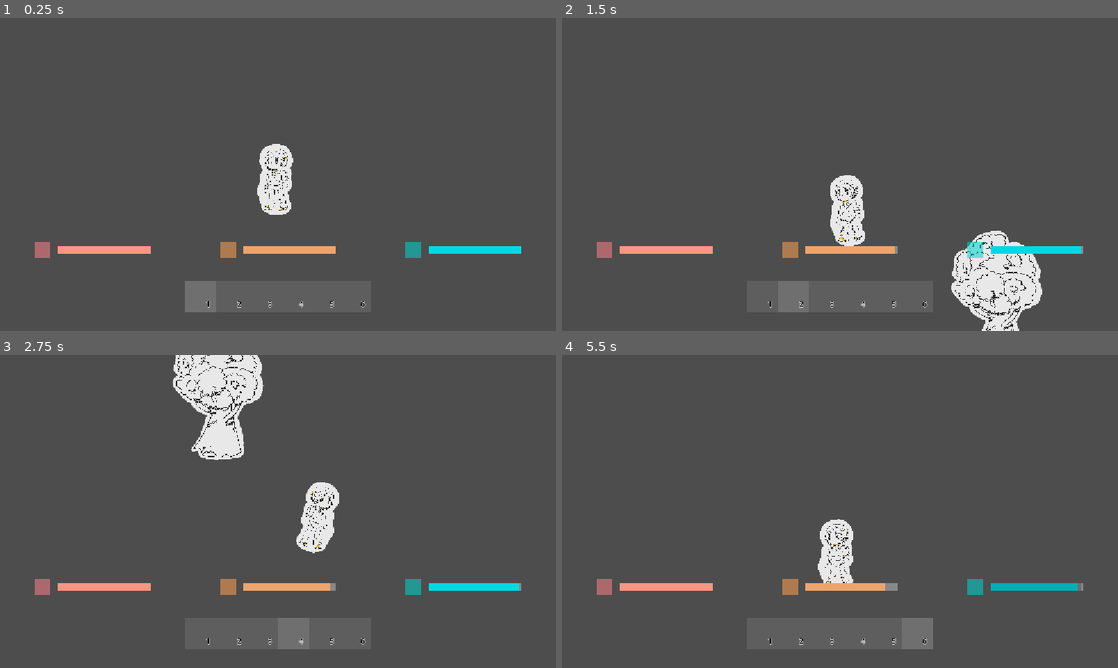
Above: before the commit, frames 1-4 (two rows, left to right).
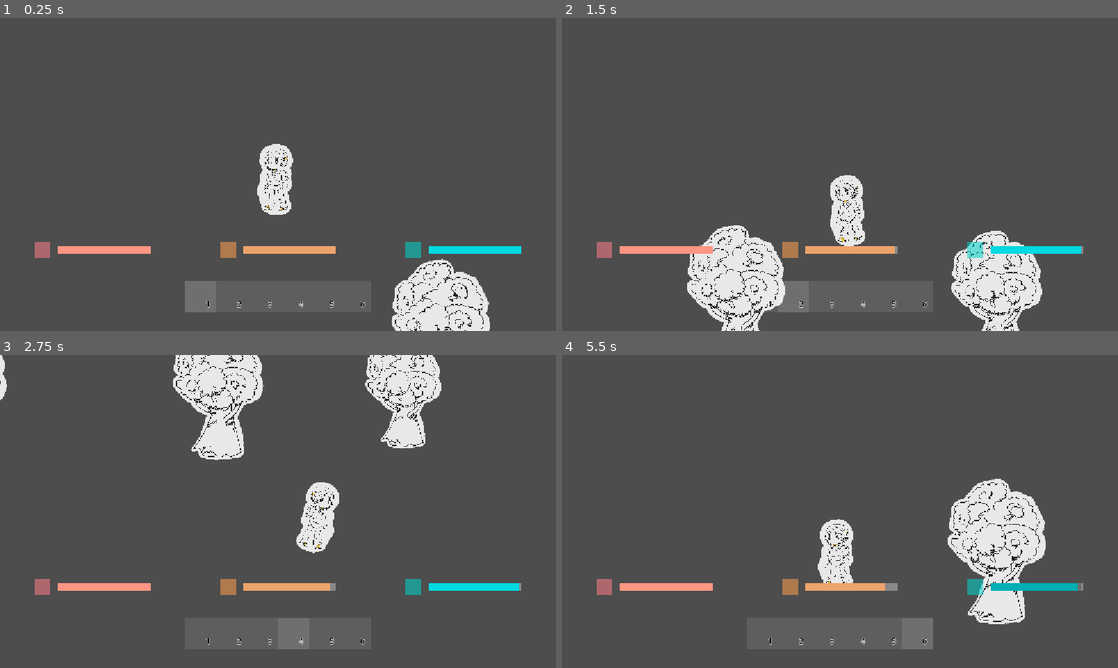
Above: after the commit, the same moments.

Repository: Duckwastakon/brackeysJam
Game: Godot game, scene res://test_place.tscn
Same seed, same stepped clock (60 frames per second), same inputs: the game is played once before the commit and once after it. The project has no main scene, so this scene is started directly.
Inputs (mouse positions are in pixels of both pictures, inside the frame that each line leads up to):
- Up to frame 1 (0.25 s): no input
- Up to frame 2 (1.5 s): tap Enter at 0.5 s; move the mouse to (962, 158) at 0.52 s; hold D (right) 0.53-1.28 s; tap 1 (1) at 0.6 s; tap 2 (2) at 0.8, 1.35 s; move the mouse to (728, 190) at 1.27 s; hold S (down) from 1.28 s (still down)
- Up to frame 3 (2.75 s): tap 3 (3) at 1.55, 2.1 s; move the mouse to (333, 442) at 2.02 s; release S (down) at 2.03 s; hold D (right) from 2.03 s (still down); tap 4 (4) at 2.3 s
- Up to frame 4 (5.5 s): move the mouse to (812, 574) at 2.77 s; release D (right) at 2.78 s; hold W (up) 2.78-3.53 s; tap 4 (4) at 2.85 s; tap 5 (5) at 3.05, 3.6 s; move the mouse to (1006, 558) at 3.52 s; hold A (left) 3.53-5.03 s; tap 6 (6) at 3.8, 4.35 s; move the mouse to (673, 464) at 4.27 s; click (673, 464) at 4.55 s; move the mouse to (867, 511) at 5.02 s; hold S (down) from 5.03 s (still down); click (867, 511) at 5.1 s; tap E (e) at 5.3 s

The runs differ from the first frame. In frame 1, 3.2% of the frame differs, in the area x 70-89%, y 76-100%; in frame 2, 4.2%; in frame 3, 2.9%; in frame 4, 5.2%, in the area x 69-87%, y 39-86%.

Commit message:
bug fixes + placeable placing and entering

Diff:
--- a/craftableItems.gd
+++ b/craftableItems.gd
@@ -2,8 +2,10 @@
 
 var items = {
 	"fists": {
+		"png": "",
 		"type": "tool",
 		"toolType": "",
+		"tier": 0,
 		"dmg": 1,
 		"dmgMultiplier": 1
 	},
@@ -11,59 +13,80 @@
 		"points" : 3,
 		"type": "item",
 		"stackable": true,
-		"png": "res://drawn assets/log.PNG"
+		"png": "res://drawn assets/log.PNG",
+		"scale": 0.08,
 	},
 	"sticks": {
 		"points" : 2,
 		"type": "item",
 		"stackable": true,
 		"png": "res://drawn assets/stick.PNG",
+		"scale": 0.08,
 	},
 	"rocks": {
 		"points" : 2,
 		"type": "item",
 		"stackable": true,
 		"png": "res://drawn assets/rockOre.PNG",
+		"scale": 0.08,
 	},
 	"leafs": {
 		"points" : 1,
 		"type": "item",
 		"stackable": true,
 		"png": "res://drawn assets/leaf.PNG",
+		"scale": 0.08,
 	},
 	"pickaxe": {
 		"points" : 26,
 		"type": "tool",
 		"stackable": false,
 		"png": "res://drawn assets/Iron_Picaxe.PNG",
+		"scale": 0.05,
+		"toolType": "pickaxe",
+		"tier": 1,
+		"dmg": 2,
+		"dmgMultiplier": 3
 	},
 	"sword": {
 		"points" : 26,
 		"type": "tool",
 		"stackable": false,
 		"png": "res://drawn assets/Iron_sword.PNG",
+		"scale": 0.05,
+		"toolType": "sword",
+		"tier": 0,
+		"dmg": 1,
+		"dmgMultiplier": 5
 	},
 	"axe": {
 		"points" : 26,
 		"type": "tool",
 		"stackable": false,
 		"png": "res://drawn assets/Iron_axe.PNG",
+		"scale": 0.05,
+		"toolType": "axe",
+		"tier": 1,
+		"dmg": 1,
+		"dmgMultiplier": 4
 	},
-	"campfire":{
+	"campfire": {
 		"points" : 15,
 		"type": "placeable",
 		"stackable": false,
 		"png": "res://drawn assets/log.PNG",
+		"scale": 0.08,
 	}
 }
 
 var cratables = {
 	"sword": {
 		"items": {
-			"sticks": 3
+			"sticks": 4,
+			"rocks": 5
 		},
 		"amount": 1,
-		"time": 3,
+		"time": 8,
 	},
 	"axe": {
 		"items": {
@@ -74,17 +97,30 @@
 	},
 	"pickaxe": {
 		"items": {
-			"sticks": 8
+			"sticks": 10,
+			"logs": 3,
 		},
+		"builds": ["workbench"],
 		"amount": 1,
 		"time": 3,
 	},
 	"campfire": {
 		"items": {
-			"sticks": 5
+			"logs": 3,
+			"sticks": 3,
+			"leafs": 5,
 		},
 		"amount": 1,
 		"time": 5,
+	}
+}
+
+var placeables = {
+	"campfire": {
+		"scale": 0.15,
+		"lifetime": 60,
+		"warmth": 10,
+		"range": 100,
 	}
 }
 
--- a/inventory.gd
+++ b/inventory.gd
@@ -2,6 +2,8 @@
 
 var inventory = []
 var invAmounts = []
+
+var surroundingPlaceables = []
 
 @export var inventorySize = 6
 @onready var invSlot = $invSlot
@@ -47,8 +49,7 @@
 
 		slotContainer.add_child(newInvSlot)
 		newInvSlot.visible = true
-		newInvSlot.position = Vector2(slotContainer.size.x/2 - allSlotSize/2 + 64*i,
-		slotContainer.size.y/2)
+		newInvSlot.position = Vector2(slotContainer.size.x/2 - allSlotSize/2 + 64*i,0)
 		newInvSlot.get_child(0).text = str(i+1)
 
 	equipItem(0)
@@ -57,7 +58,7 @@
 	var slot = slotContainer.get_child(index)
 	var slotItem
 	if (inventory[index] == ""):
-		slotItem = {"stackable": false, "png": ""}
+		slotItem = {"stackable": false, "png": "", "scale": 0}
 	else:
 		slotItem = CraftableItems.items[inventory[index]]
 
@@ -67,6 +68,8 @@
 		slot.get_child(0).text = ""
 
 	slot.get_child(1).texture = load(slotItem["png"])
+	print(slotItem)
+	slot.get_child(1).scale = Vector2(slotItem["scale"], slotItem["scale"])
 	updatedSlot.emit(index)
 
 func equipItem(ind):
@@ -76,6 +79,7 @@
 			slotContainer.get_child(i).color = Color.from_rgba8(255, 255, 255, 50)
 		else:
 			slotContainer.get_child(i).color = Color.from_rgba8(255, 255, 255, 25)
+	$equipedItemName.text = inventory[ind]
 	return([inventory[ind], invAmounts[ind]])
 
 func getItem(ind):
@@ -108,10 +112,12 @@
 	inventory[index] = ""
 	invAmounts[index] = 0
 	updateSlot(index)
+	setCrafting()
+	$equipedItemName.text = ""
 	return item
 
-func setCrafting():
-	if crafting: return
+func setCrafting(override = false):
+	if crafting and !override: return
 
 	for c in craftableContainer.get_children():
 		#if c is Button:
@@ -133,6 +139,11 @@
 			else:
 				possible = false
 				break
+		if(CraftableItems.cratables[craftable].has("builds")):
+			for build in CraftableItems.cratables[craftable]["builds"]:
+				if(!surroundingPlaceables.has(build)):
+					possible = false
+					break
 
 		if(possible):
 			var newButton: Button = craftableButton.duplicate()
@@ -144,6 +155,7 @@
 			craftableContainer.add_child(newButton)
 			newButton.position = Vector2(8+64*x, 8+64*y)
 			newButton.get_child(0).texture = load(CraftableItems.items[craftable]["png"])
+			newButton.get_child(0).scale = Vector2(CraftableItems.items[craftable]["scale"], CraftableItems.items[craftable]["scale"])
 			newButton.visible = true
 
 			newButton.connect("mouse_entered", showData.bind(craftable, newButton))
@@ -165,8 +177,8 @@
 	if(crafting): return
 	if(!checkHasSpace(itemName, costs)): return
 
+	crafting = true
 	startCrafting.emit()
-	crafting = true
 	var craftingTime = 3
 
 	var colorRectInd = ColorRect.new()
@@ -184,6 +196,7 @@
 	for item in costs:
 		removeItem(item, costs[item])
 	addItem(itemName, 1)
+	await setCrafting(true)
 
 	crafting = false
 	timerTween.kill()
@@ -265,3 +278,9 @@
 	await newTween.finished
 	newTween.kill()
 	blinkingIndicator.queue_free()
+
+func addPlaceable(placeableName):
+	surroundingPlaceables.append(placeableName)
+
+func removePlaceable(placeableName):
+	surroundingPlaceables.erase(placeableName)
--- a/player/attacking_controller.gd
+++ b/player/attacking_controller.gd
@@ -12,6 +12,9 @@
 func _ready() -> void:
 	connect("swingSignal", swing)
 
+func _process(delta: float) -> void:
+	$rotator2.look_at(get_global_mouse_position())
+
 func swing(equipedItem):
 	if(!canAttack): return
 	tool = equipedItem
@@ -23,7 +26,10 @@
 		$hitBoxRotating/toolImage.flip_h = false
 		$hitBoxRotating/toolImage.rotation_degrees = 135
 
-	$Area/CollisionShape2D.disabled = false
+	$rotator2/Area/CollisionShape2D.disabled = false
+
+	print(equipedItem)
+	$hitBoxRotating/toolImage.texture = load(CraftableItems.items[equipedItem]["png"])
 	$hitBoxRotating/toolImage.visible = true
 
 	var mousePos = get_global_mouse_position()
@@ -37,7 +43,7 @@
 	rotationTween.play()
 
 	await rotationTween.finished
-	$Area/CollisionShape2D.disabled = true
+	$rotator2/Area/CollisionShape2D.disabled = true
 	$hitBoxRotating/toolImage.visible = false
 	rotationTween.kill()
 	dir *= -1
--- a/player/attacking_controller.tscn
+++ b/player/attacking_controller.tscn
@@ -18,12 +18,14 @@
 scale = Vector2(0.08, 0.08)
 texture = ExtResource("2_jyfqc")
 
-[node name="Area" type="Area2D" parent="." unique_id=201793710]
+[node name="rotator2" type="Node2D" parent="." unique_id=1365170439]
+
+[node name="Area" type="Area2D" parent="rotator2" unique_id=201793710]
 position = Vector2(64, 0)
 
-[node name="CollisionShape2D" type="CollisionShape2D" parent="Area" unique_id=1982070730]
+[node name="CollisionShape2D" type="CollisionShape2D" parent="rotator2/Area" unique_id=1982070730]
 position = Vector2(-8, 0)
 shape = SubResource("RectangleShape2D_jyfqc")
 disabled = true
 
-[connection signal="area_entered" from="Area" to="." method="_on_area_area_entered"]
+[connection signal="area_entered" from="rotator2/Area" to="." method="_on_area_area_entered"]
--- a/player/inventory.tscn
+++ b/player/inventory.tscn
@@ -1,7 +1,12 @@
 [gd_scene format=3 uid="uid://cjf0m67tueaka"]
 
 [ext_resource type="Script" uid="uid://cco3ewf4jjf1" path="res://inventory.gd" id="1_sqil7"]
+[ext_resource type="Texture2D" uid="uid://doi4mdb5efp85" path="res://drawn assets/Iron_axe.PNG" id="2_4rms4"]
 [ext_resource type="Script" uid="uid://wcvuv5qiwxlo" path="res://player/crafting_info.gd" id="2_dpmf6"]
+
+[sub_resource type="LabelSettings" id="LabelSettings_4rms4"]
+outline_size = 4
+outline_color = Color(0, 0, 0, 1)
 
 [sub_resource type="LabelSettings" id="LabelSettings_sqil7"]
 font_color = Color(0, 0, 0, 1)
@@ -18,9 +23,18 @@
 layout_mode = 3
 anchors_preset = 0
 offset_left = 128.0
+offset_top = 544.0
+offset_right = 1024.0
+offset_bottom = 608.0
+
+[node name="equipedItemName" type="Label" parent="." unique_id=1313793638]
+offset_left = 384.0
 offset_top = 512.0
-offset_right = 1024.0
-offset_bottom = 576.0
+offset_right = 768.0
+offset_bottom = 535.0
+label_settings = SubResource("LabelSettings_4rms4")
+horizontal_alignment = 1
+vertical_alignment = 1
 
 [node name="invSlot" type="ColorRect" parent="." unique_id=1055310263]
 visible = false
@@ -31,6 +45,7 @@
 color = Color(1, 1, 1, 0.09803922)
 
 [node name="Label" type="Label" parent="invSlot" unique_id=1469025909]
+z_index = 1
 layout_mode = 0
 offset_left = 32.0
 offset_top = 32.0
@@ -41,11 +56,8 @@
 horizontal_alignment = 1
 vertical_alignment = 1
 
-[node name="TextureRect" type="TextureRect" parent="invSlot" unique_id=177710214]
-layout_mode = 0
-offset_right = 64.0
-offset_bottom = 64.0
-expand_mode = 1
+[node name="itemSprite" type="Sprite2D" parent="invSlot" unique_id=265486492]
+position = Vector2(32, 32)
 
 [node name="health" type="Control" parent="." unique_id=1526879345]
 layout_mode = 3
@@ -150,11 +162,10 @@
 offset_right = 56.0
 offset_bottom = 56.0
 
-[node name="imagePNG" type="TextureRect" parent="craftable" unique_id=170979696]
-layout_mode = 0
-offset_right = 48.0
-offset_bottom = 48.0
-expand_mode = 1
+[node name="craftableImage" type="Sprite2D" parent="craftable" unique_id=694645284]
+position = Vector2(24, 24)
+scale = Vector2(0.05, 0.05)
+texture = ExtResource("2_4rms4")
 
 [node name="craftingInfo" type="Control" parent="." unique_id=2047304642]
 visible = false
--- a/player/placingController.gd
+++ b/player/placingController.gd
@@ -1,4 +1,6 @@
 extends Node2D
+
+var cloneable = preload("res://resources/placeable.tscn")
 
 func _process(delta: float) -> void:
 	look_at(get_global_mouse_position())
@@ -6,7 +8,10 @@
 func placeBuild(buildName):
 	var data = CraftableItems.items[buildName]
 	if data["type"] == "placeable":
-		var newPlaceable = Sprite2D.new()
-		newPlaceable.texture = load(data["png"])
+		var newPlaceable = cloneable.instantiate()
 		newPlaceable.global_position = get_child(0).global_position
 		get_parent().get_parent().add_child(newPlaceable)
+		newPlaceable.setPlaceable(buildName)
+		return true
+	else:
+		return false
--- a/player/player.gd
+++ b/player/player.gd
@@ -1,8 +1,8 @@
 extends CharacterBody2D
 
 var movingState = 0
-@export var maxSpeed = [500, 1000]
-@export var accelerations = [150, 250]
+@export var maxSpeed = [500, 700]
+@export var accelerations = [150, 200]
 @export var deceleration = 100
 
 @onready var playerArt = $playerArt
@@ -85,8 +85,7 @@
 		equipedItem = ""
 		var itemClone = itemPrefab.instantiate()
 		print(droppedItem)
-		itemClone.itemName = droppedItem[0]
-		itemClone.amount = droppedItem[1]
+		itemClone.setItem(droppedItem[0], droppedItem[1])
 		itemClone.global_position = global_position
 		itemClone.rotation_degrees = randi_range(0, 360)
 		itemClone.velocity = 500 * randf_range(1, 1.5) * global_position.direction_to(get_global_mouse_position())
@@ -144,6 +143,8 @@
 func startPlacing():
 	placingController.visible = true
 	placingController.get_child(0).texture = load(CraftableItems.items[equipedItem]["png"])
+	placingController.get_child(0).scale = Vector2(CraftableItems.items[equipedItem]["scale"], CraftableItems.items[equipedItem]["scale"])
+
 
 func stopPlacing():
 	placingController.visible = false
@@ -160,7 +161,8 @@
 	elif equipedItemType == "tool":
 		attackingController.swingSignal.emit(equipedItem)
 	elif equipedItemType == "placeable":
-		placingController.placeBuild(equipedItem)
+		if(placingController.placeBuild(equipedItem)):
+			inventory.dropItem(equipedSlot)
 
 func _on_hunger_timer_timeout() -> void:
 	looseHunger(randi_range(3, 5))
@@ -171,6 +173,8 @@
 	$warmthTimer.wait_time = randf_range(2.7, 5.4)
 	$warmthTimer.start()
 	changeTemperature(calculateWarmthChange())
+
+var warmthObjects = []
 
 func calculateWarmthChange():
 	var amount = 0
@@ -182,9 +186,21 @@
 		amount -= randi_range(8, 20)
 		multiplier += 0.25
 
-	for warmthObject in Global.warmthObjects:
-		if global_position.distance_to(warmthObject.global_position) < 100:
-			amount += randi_range(5, 10)
-			multiplier -= randf_range(0.05, 0.1)
+	for warmthObject in warmthObjects:
+		amount += CraftableItems.placeables[warmthObject]["warmth"] * randf_range(0.5, 1.5)
 
 	return amount * multiplier
+
+func _on_placeable_enter_area_entered(area: Area2D) -> void:
+	if(CraftableItems.placeables[area.type].has("warmth")):
+		warmthObjects.append(area.type)
+	inventory.addPlaceable(area.type)
+
+	print(warmthObjects)
+
+func _on_placeable_enter_area_exited(area: Area2D) -> void:
+	if(CraftableItems.placeables[area.type].has("warmth")):
+		warmthObjects.erase(area.type)
+	inventory.removePlaceable(area.type)
+
+	print(warmthObjects)
--- a/player/player.tscn
+++ b/player/player.tscn
@@ -40,15 +40,19 @@
 position = Vector2(0, 28)
 shape = SubResource("RectangleShape2D_yw30f")
 
+[node name="placeableEnter" type="Area2D" parent="." unique_id=227356801]
+collision_layer = 4
+collision_mask = 4
+
+[node name="CollisionShape2D" type="CollisionShape2D" parent="placeableEnter" unique_id=786273486]
+position = Vector2(0, 28)
+shape = SubResource("RectangleShape2D_yw30f")
+
 [node name="placingController" type="Node2D" parent="." unique_id=584823194]
 script = ExtResource("5_qjkh3")
 
-[node name="TextureRect" type="TextureRect" parent="placingController" unique_id=215082509]
-offset_left = 48.0
-offset_top = -32.0
-offset_right = 112.0
-offset_bottom = 32.0
-expand_mode = 1
+[node name="placeableDisplay" type="Sprite2D" parent="placingController" unique_id=326742083]
+position = Vector2(64, 0)
 
 [node name="hungerTimer" type="Timer" parent="." unique_id=1244867964]
 one_shot = true
@@ -59,5 +63,7 @@
 autostart = true
 
 [connection signal="area_entered" from="itemPickup" to="." method="_on_item_pickup_area_entered"]
+[connection signal="area_entered" from="placeableEnter" to="." method="_on_placeable_enter_area_entered"]
+[connection signal="area_exited" from="placeableEnter" to="." method="_on_placeable_enter_area_exited"]
 [connection signal="timeout" from="hungerTimer" to="." method="_on_hunger_timer_timeout"]
 [connection signal="timeout" from="warmthTimer" to="." method="_on_warmth_timer_timeout"]
--- a/project.godot
+++ b/project.godot
@@ -27,7 +27,7 @@
 
 [editor_plugins]
 
-enabled=PackedStringArray()
+enabled=PackedStringArray("res://addons/godot_super-wakatime/plugin.cfg")
 
 [input]
 
--- /dev/null
+++ b/resources/placeable.gd
@@ -0,0 +1,24 @@
+extends Area2D
+
+
+@onready var rangeCollision: CollisionShape2D = $range
+@onready var spriteNode: Sprite2D = $placeableImage
+
+var type
+
+func setPlaceable(placeableName):
+	print(spriteNode)
+	print(placeableName)
+	var data = CraftableItems.placeables[placeableName]
+
+	type = placeableName
+
+	print(CraftableItems.items[placeableName]["png"])
+	spriteNode.texture = load(CraftableItems.items[placeableName]["png"])
+	spriteNode.scale = Vector2(data["scale"], data["scale"])
+	rangeCollision.shape.radius = data["range"]
+	rangeCollision.disabled = false
+
+	await get_tree().create_timer(data["lifetime"]).timeout
+
+	queue_free()
--- /dev/null
+++ b/resources/placeable.tscn
@@ -0,0 +1,18 @@
+[gd_scene format=3 uid="uid://ceuq5cxfwv0ag"]
+
+[ext_resource type="Script" uid="uid://j7yvnmng8hwx" path="res://resources/placeable.gd" id="1_ry8eb"]
+[ext_resource type="Texture2D" uid="uid://dastplk4p4nbd" path="res://drawn assets/picaxe.PNG" id="2_lfayb"]
+
+[sub_resource type="CircleShape2D" id="CircleShape2D_gruer"]
+
+[node name="placeable" type="Area2D" unique_id=953579857]
+collision_layer = 4
+collision_mask = 4
+script = ExtResource("1_ry8eb")
+
+[node name="range" type="CollisionShape2D" parent="." unique_id=990053304]
+shape = SubResource("CircleShape2D_gruer")
+disabled = true
+
+[node name="placeableImage" type="Sprite2D" parent="." unique_id=612950984]
+texture = ExtResource("2_lfayb")
--- a/resources/resource.gd
+++ b/resources/resource.gd
@@ -1,8 +1,11 @@
 extends Area2D
 
 var resourceName
+var maxHealth
 var hp
 signal damage
+
+var healthShowcaseTween: Tween
 
 const resource = preload("res://resources/dropped_item.tscn")
 @onready var resourceSprite = $resourceSprite
@@ -12,9 +15,13 @@
 
 	setupResource("tree")
 
+	healthShowcaseTween = create_tween()
+	healthShowcaseTween.tween_property(indicatorBackground, "modulate", Color.from_rgba8(255, 255, 255, 0), 2)
+
 func setupResource(name):
 	resourceName = name
 	var data = CraftableItems.resourceNodes[name]
+	maxHealth = data["hp"]
 	hp = data["hp"]
 	resourceSprite.texture = load(data["png"])
 	resourceSprite.scale *= randf_range(0.8, 1.2)
@@ -35,6 +42,8 @@
 	var toolType = CraftableItems.items[tool]["toolType"]
 	if CraftableItems.resourceNodes[resourceName]["toolMult"] == toolType:
 		dmg *= CraftableItems.items[tool]["dmgMultiplier"]
+	if CraftableItems.items[tool]["tier"] < CraftableItems.resourceNodes[resourceName]["damageTier"]:
+		dmg = 0
 
 	var DPD = CraftableItems.resourceNodes[resourceName]["hp"] / CraftableItems.resourceNodes[resourceName]["dropTimes"]
 	var droppedResources = (dmg - (dmg % DPD)) / DPD
@@ -51,6 +60,8 @@
 
 			queue_free()
 			break
+
+	healthShowcase()
 
 	if shakeAmount <= 0:
 		shakeAmount = 8
@@ -85,3 +96,17 @@
 				var itemAmt = randi_range(possibleItems[item]["minAmount"], possibleItems[item]["maxAmount"])
 				dropResource(item, itemAmt)
 				return
+
+@onready var indicatorBackground = $background
+@onready var indicatorFill = $background/fill
+
+func healthShowcase():
+	healthShowcaseTween.kill()
+	healthShowcaseTween = create_tween()
+	healthShowcaseTween.tween_property(indicatorBackground, "modulate", Color.from_rgba8(255, 255, 255, 0), 2)
+	indicatorBackground.modulate = Color.from_rgba8(255, 255, 255, 255)
+
+	var newScale: float = float(hp) / float(maxHealth)
+
+	indicatorFill.scale = Vector2(newScale, 1)
+	healthShowcaseTween.play()
--- a/resources/resource.tscn
+++ b/resources/resource.tscn
@@ -16,3 +16,16 @@
 [node name="resourceSprite" type="Sprite2D" parent="." unique_id=1046662729]
 scale = Vector2(0.08, 0.08)
 texture = ExtResource("2_bo38f")
+
+[node name="background" type="ColorRect" parent="." unique_id=1985639695]
+modulate = Color(1, 1, 1, 0)
+offset_left = -48.0
+offset_top = 104.0
+offset_right = 48.0
+offset_bottom = 112.0
+color = Color(0.41062272, 0.41062272, 0.41062272, 1)
+
+[node name="fill" type="ColorRect" parent="background" unique_id=1004448120]
+layout_mode = 0
+offset_right = 96.0
+offset_bottom = 8.0
--- a/test_place.tscn
+++ b/test_place.tscn
@@ -9,3 +9,9 @@
 
 [node name="resource" parent="." unique_id=554154062 instance=ExtResource("2_ne85i")]
 position = Vector2(584, 216)
+
+[node name="resource2" parent="." unique_id=684998147 instance=ExtResource("2_ne85i")]
+position = Vector2(224, 216)
+
+[node name="resource3" parent="." unique_id=473476655 instance=ExtResource("2_ne85i")]
+position = Vector2(840, 216)
Not shown, added: resources/placeable.gd.uid
